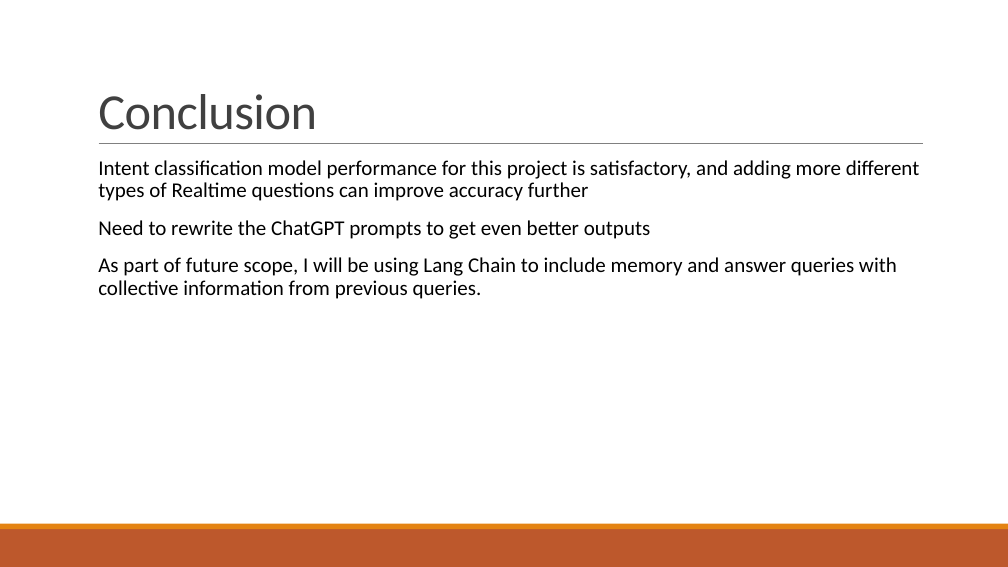
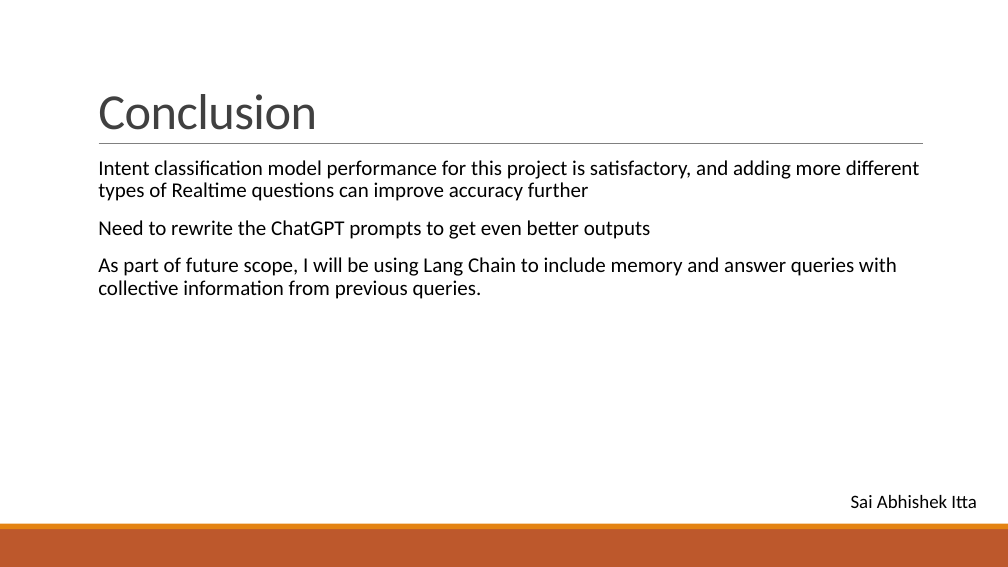
Before and after one commit to saiabhishek-itta/ChatBot-Using-Gemini, a slide deck: slide 7 of Presentation.pptx. Drawn at 1008x567 pixels with LibreOffice and Linux fonts; fonts in the diff are those of the drawing. Boxes give left, top, right and bottom in pixels: in the first picture for what was removed or moved away, otherwise in the second. Text is boxed around its words. In the diff, an @@ line names an element or a change of style, - is before the commit and + after.

```diff
--- a/Presentation.pptx
+++ b/Presentation.pptx
@@ text added at [851,495,977,508], 18 pt, text #000000 @@
+Sai Abhishek Itta
```
Also in this commit, not shown: 2 other slides changed, 6 other files.
